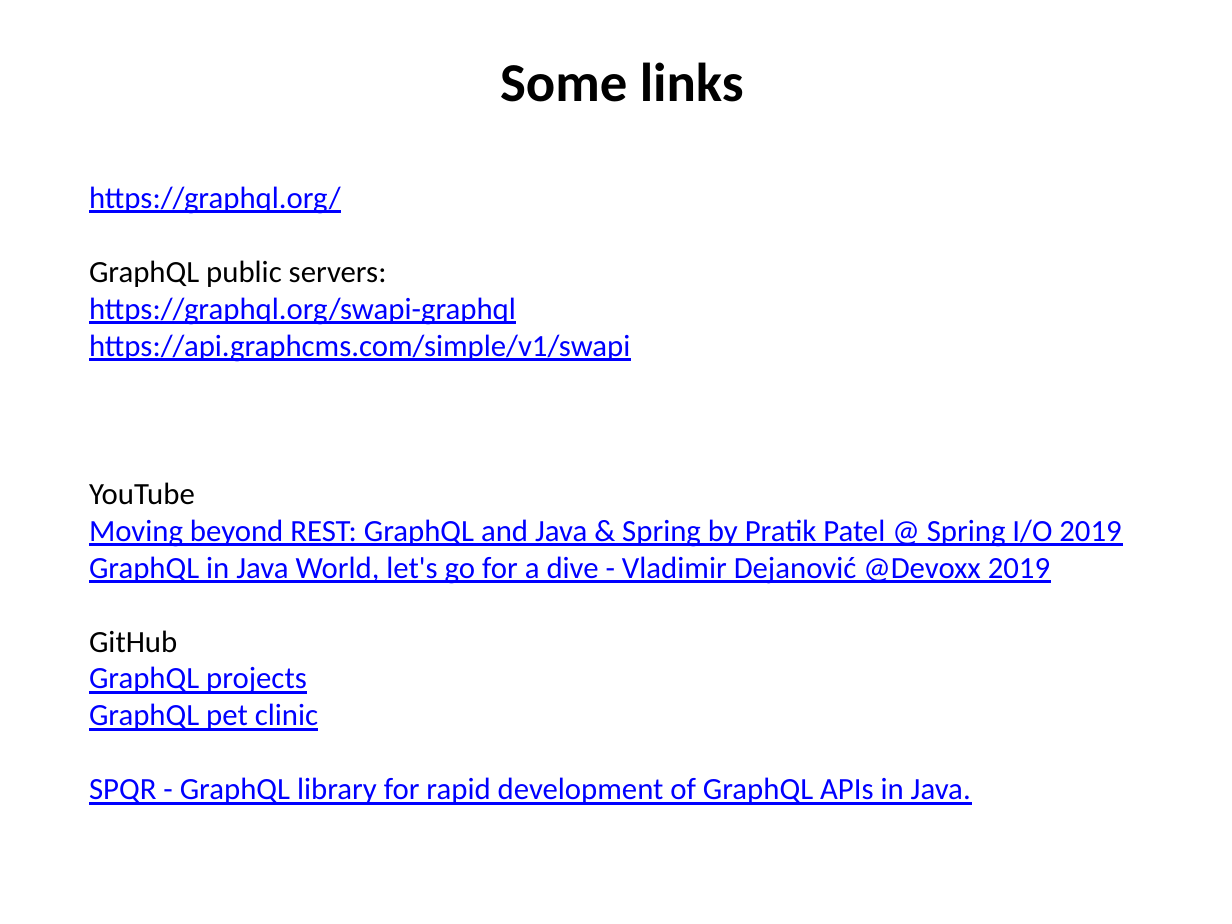
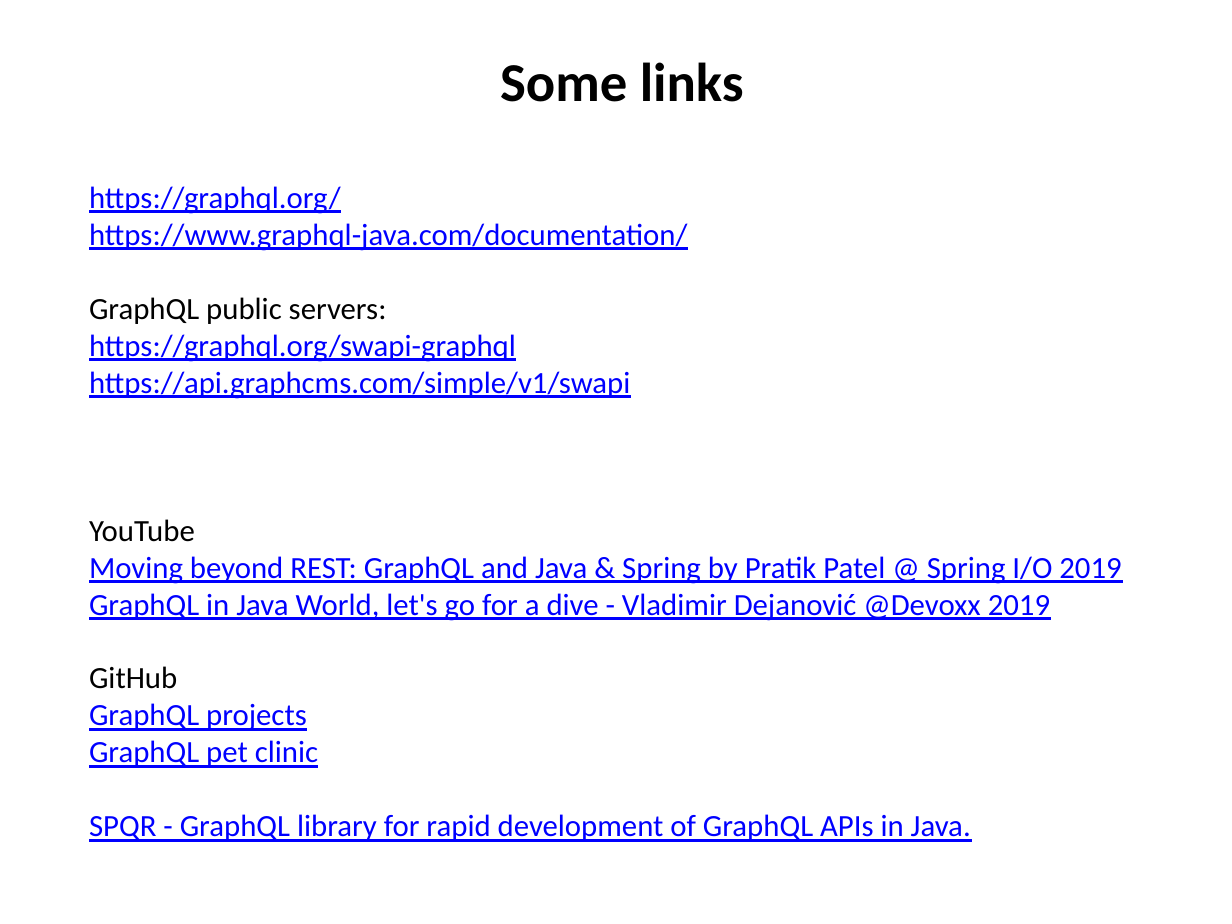
Before and after one commit to staniakm/GraphQL-StarWars, a slide deck: slide 17 of prezentacja/GraphQL.pptx. Drawn at 1232x924 pixels with LibreOffice and Linux fonts; fonts in the diff are those of the drawing. Boxes give left, top, right and bottom in pixels: in the first picture for what was removed or moved away, otherwise in the second. Text is boxed around its words. In the diff, an @@ line names an element or a change of style, - is before the commit and + after.

Commit message:
Presentation corrections

```diff
--- a/prezentacja/GraphQL.pptx
+++ b/prezentacja/GraphQL.pptx
@@ text at box(89, 223, 687, 251): paragraph added @@
+https://www.graphql-java.com/documentation/
```
